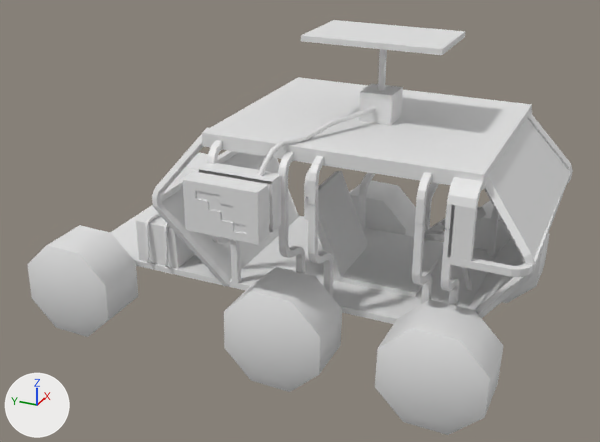
Renders of the OBJ model src/main/resources/assets/extraplanets/models/MarsRover.obj from each side of a commit.
Both versions are drawn from a camera (50 mm lens) standing at (-11.18, -4.4, 7.02) and looking at (-0.32, 0.48, 1.6). Arrows for +X, +Y and +Z are at lower left; the lights stay in place. Where no turn or scale is listed for an object, it has been applied to the vertices.

Names of what the first picture shows: 'MarsRover'.
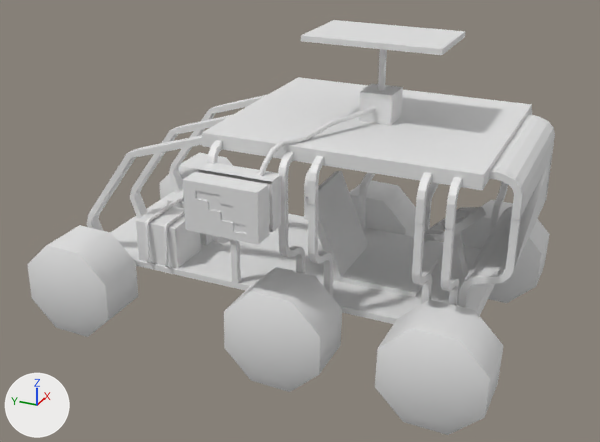
Commit message: Updated Mars Rover model

Pixel boxes (x1, y1, x2, y2) of what changed, in the pictures (600 x 442 px):
```json
{"object": "MarsRover", "change": "reshaped", "before": [27, 20, 573, 435], "after": [27, 20, 555, 435]}
{"part": 1, "of": "me_marsrover", "change": "added", "after": [458, 274, 487, 308]}
{"part": 2, "of": "me_marsrover", "change": "rebuilt", "before": [488, 118, 571, 259], "after": [491, 116, 554, 216], "on screen": "24% narrower, 29% shorter"}
{"part": 3, "of": "me_marsrover", "change": "added", "after": [87, 135, 202, 231]}
{"part": 4, "of": "me_marsrover", "change": "added", "after": [130, 115, 231, 219]}
{"part": 5, "of": "me_marsrover", "change": "added", "after": [169, 95, 266, 194]}
{"part": 6, "of": "me_marsrover", "change": "added", "after": [486, 159, 551, 284]}
{"part": 7, "of": "me_marsrover", "change": "added", "after": [527, 115, 555, 158]}
{"part": 8, "of": "me_marsrover", "change": "added", "after": [489, 169, 524, 221]}
{"part": 9, "of": "me_marsrover", "change": "added", "after": [464, 207, 512, 310]}
{"part": 10, "of": "me_marsrover", "change": "deleted", "before": [160, 150, 569, 279]}
{"part": 11, "of": "me_marsrover", "change": "deleted", "before": [469, 111, 573, 318]}
{"part": 12, "of": "me_marsrover", "change": "deleted", "before": [276, 158, 299, 218]}
{"part": 13, "of": "me_marsrover", "change": "deleted", "before": [152, 127, 230, 287]}
```

Scene script edits in JSON lines:
```json
{"block": "me_marsrover", "where": "# used by ob_marsrover; location = (0.0, 0.0, 0.0)"}
{"op": "remove", "block": "me_marsrover", "code": "me_marsrover.from_pydata(...)  # 2013 vertices, 3754 faces; spans x -2.56..2.47, y -3.3..4.35, z -0.15..4.56"}
{"op": "add", "block": "me_marsrover", "code": "me_marsrover.from_pydata(...)  # 2269 vertices, 4290 faces; spans x -2.56..2.47, y -3.01..4.35, z -0.15..4.56"}
{"block": "me_marsrover", "change": "me_marsrover part 1: the loose piece of 24 vertices spanning x -1.55..-1.21, y -2.3..-2.2, z 0.76..1.76 is copied, and the copy is turned 90 degrees about the z axis through its middle, then moved by (0.16, -0.24, 0.0); it spans x -1.27..-1.16, y -2.66..-2.32, z 0.76..1.76"}
{"block": "me_marsrover", "change": "me_marsrover part 2: the loose piece of 8 vertices spanning x -1.61..1.76, y -3.27..-2.51, z 2.26..3.22 is rebuilt with 28 vertices and now spans x -1.18..1.26, y -2.99..-2.54, z 2.63..3.25"}
{"block": "me_marsrover", "change": "me_marsrover part 3: a new loose piece of 88 vertices spanning x -1.3..-1.1, y 1.34..3.87, z 0.8..3.19"}
{"block": "me_marsrover", "change": "me_marsrover part 4: a new loose piece of 88 vertices spanning x -0.09..0.11, y 1.34..3.87, z 0.8..3.19"}
{"block": "me_marsrover", "change": "me_marsrover part 5: a new loose piece of 88 vertices spanning x 1.19..1.39, y 1.34..3.87, z 0.8..3.19"}
{"block": "me_marsrover", "change": "me_marsrover part 6: a new loose piece of 36 vertices spanning x -1.27..1.3, y -2.99..-2.65, z 1.66..2.65"}
{"block": "me_marsrover", "change": "me_marsrover part 7: a new loose piece of 32 vertices spanning x 1.25..1.35, y -2.99..-2.45, z 2.63..3.25"}
{"block": "me_marsrover", "change": "me_marsrover part 8: a new loose piece of 28 vertices spanning x -1.27..-1.16, y -2.99..-2.54, z 2.63..3.25"}
{"block": "me_marsrover", "change": "me_marsrover part 9: a new loose piece of 24 vertices spanning x -1.2..1.33, y -2.66..-2.32, z 0.76..1.76"}
{"block": "me_marsrover", "change": "me_marsrover part 10: 6 loose pieces with 96 vertices, spanning x -1.89..1.98, y -3.3..2.21, z 0.83..3.25, are deleted"}
{"block": "me_marsrover", "change": "me_marsrover part 11"}
{"block": "me_marsrover", "change": "72 vertices are removed from x -1.7..1.87, y -3.29..-2.25, z 0.74..3.31"}
{"block": "me_marsrover", "change": "132 faces are deleted"}
{"block": "me_marsrover", "change": "me_marsrover part 12"}
{"block": "me_marsrover", "change": "26 vertices are removed from x 1.25..1.89, y 1.22..2.19, z 0.74..3.31"}
{"block": "me_marsrover", "change": "48 faces are deleted"}
{"block": "me_marsrover", "change": "me_marsrover part 13"}
{"block": "me_marsrover", "change": "26 vertices are removed from x -1.79..-1.23, y 1.23..2.23, z 0.74..3.31"}
{"block": "me_marsrover", "change": "48 faces are deleted"}
```
